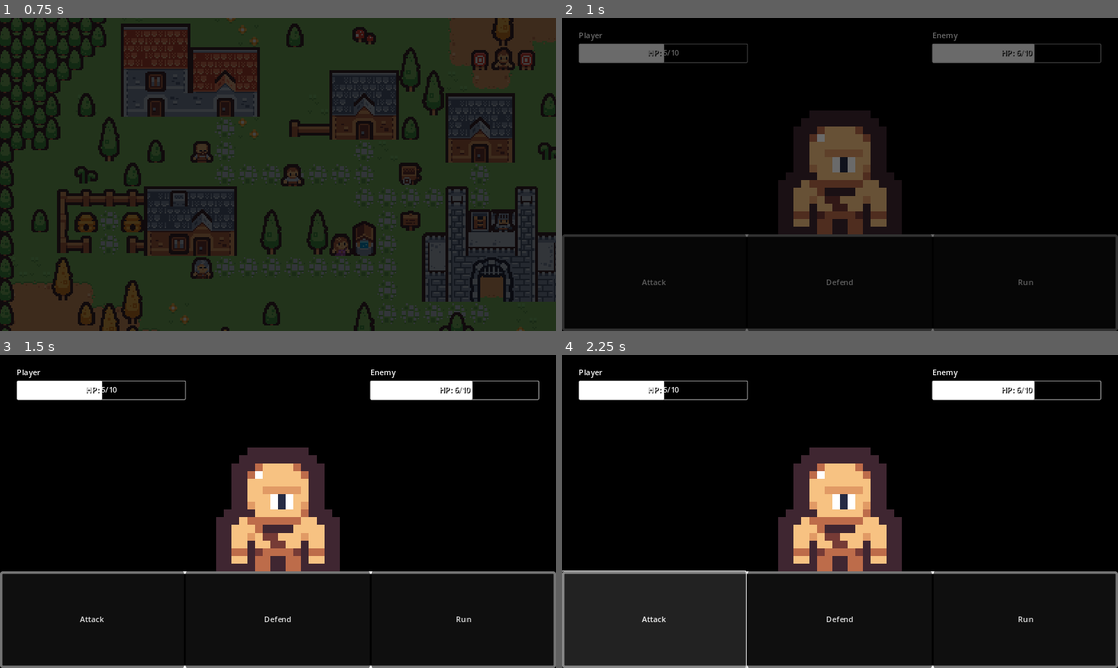
Above: before the commit, frames 1-4 (two rows, left to right).
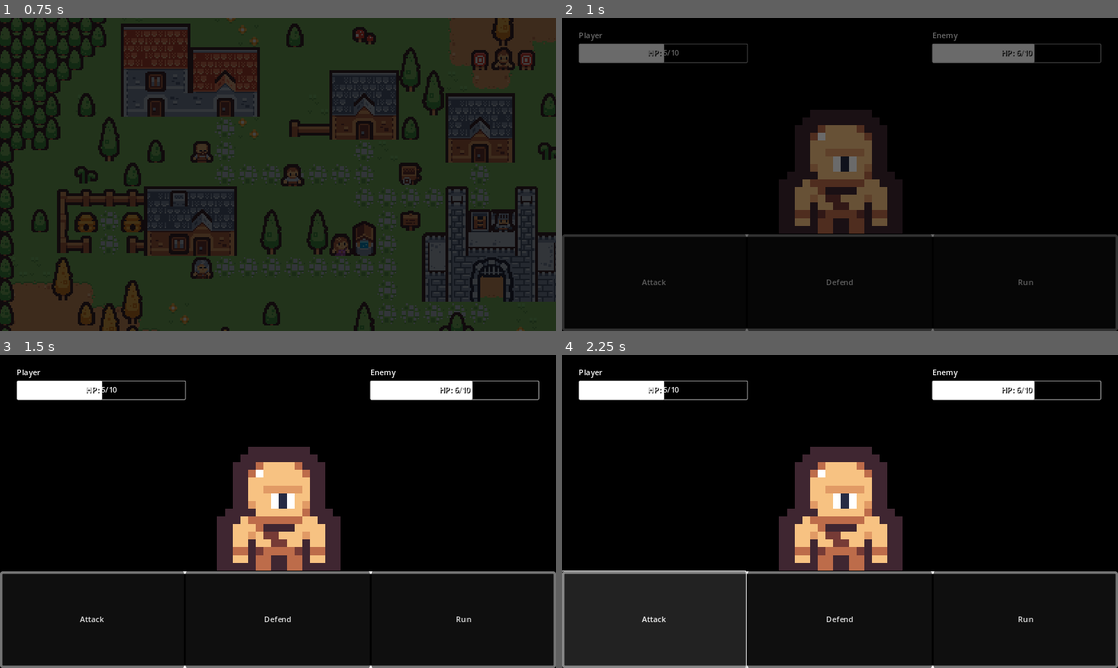
Above: after the commit, the same moments.

Repository: Teeohbee/TinyTown
Game: Godot game, scene res://world.tscn
Two runs of this game, one before a commit and one after it. Both use one fixed random seed, a clock stepped at 60 frames per second and the inputs below.
Inputs:
- Up to frame 1 (0.75 s): tap Enter (ui_accept) at 0.5, 0.6 s; hold Right (ui_right) from 0.53 s (still down)
- Up to frame 2 (1 s): keep holding Right (ui_right); tap Enter (ui_accept) at 0.77 s
- Up to frame 3 (1.5 s): tap Enter (ui_accept) at 1.07, 1.35 s; release Right (ui_right) at 1.28 s; hold Down (ui_down) from 1.28 s (still down)
- Up to frame 4 (2.25 s): tap Enter (ui_accept) at 1.52, 1.82 s; release Down (ui_down) at 2 s; click "Attack" at 2 s

Frame 1 is identical in both runs. In frame 2, 0.8% of the frame differs, in the area x 38-62%, y 29-70%; in frame 3, 0.9%; in frame 4, 0.9%.

Commit message:
Add basic animations - Player now bumps into colliders - Enemy pumps up at the start of battle

Diff:
--- /dev/null
+++ b/battle.gd
@@ -0,0 +1,11 @@
+extends Control
+
+
+# Called when the node enters the scene tree for the first time.
+func _ready():
+	$TextureRect/AnimationPlayer.play('intro')
+
+
+# Called every frame. 'delta' is the elapsed time since the previous frame.
+func _process(delta):
+	pass
--- a/battle.tscn
+++ b/battle.tscn
@@ -1,5 +1,6 @@
-[gd_scene load_steps=5 format=3 uid="uid://bhkd51qijugrl"]
-
+[gd_scene load_steps=9 format=3 uid="uid://bhkd51qijugrl"]
+
+[ext_resource type="Script" path="res://battle.gd" id="1_37juv"]
 [ext_resource type="Texture2D" uid="uid://6asn0p6g5f6x" path="res://tile_0109.png" id="1_t1ok4"]
 
 [sub_resource type="StyleBoxFlat" id="StyleBoxFlat_jcjq7"]
@@ -14,6 +15,67 @@
 corner_radius_bottom_right = 5
 corner_radius_bottom_left = 5
 
+[sub_resource type="Animation" id="Animation_2b4to"]
+resource_name = "intro"
+length = 0.6
+tracks/0/type = "value"
+tracks/0/imported = false
+tracks/0/enabled = true
+tracks/0/path = NodePath(".:scale")
+tracks/0/interp = 1
+tracks/0/loop_wrap = true
+tracks/0/keys = {
+"times": PackedFloat32Array(0, 0.2, 0.3, 0.4, 0.5, 0.6),
+"transitions": PackedFloat32Array(1, 1, 1, 1, 1, 1),
+"update": 0,
+"values": [Vector2(16, 16), Vector2(16, 16), Vector2(20, 20), Vector2(16, 16), Vector2(20, 20), Vector2(16, 16)]
+}
+tracks/1/type = "value"
+tracks/1/imported = false
+tracks/1/enabled = true
+tracks/1/path = NodePath(".:position")
+tracks/1/interp = 1
+tracks/1/loop_wrap = true
+tracks/1/keys = {
+"times": PackedFloat32Array(0, 0.2, 0.3, 0.4, 0.5, 0.6),
+"transitions": PackedFloat32Array(1, 1, 1, 1, 1, 1),
+"update": 0,
+"values": [Vector2(450, 190), Vector2(450, 190), Vector2(415, 127), Vector2(450, 190), Vector2(415, 127), Vector2(450, 190)]
+}
+
+[sub_resource type="Animation" id="Animation_1uaxp"]
+length = 0.001
+tracks/0/type = "value"
+tracks/0/imported = false
+tracks/0/enabled = true
+tracks/0/path = NodePath(".:scale")
+tracks/0/interp = 1
+tracks/0/loop_wrap = true
+tracks/0/keys = {
+"times": PackedFloat32Array(0),
+"transitions": PackedFloat32Array(1),
+"update": 0,
+"values": [Vector2(16, 16)]
+}
+tracks/1/type = "value"
+tracks/1/imported = false
+tracks/1/enabled = true
+tracks/1/path = NodePath(".:position")
+tracks/1/interp = 1
+tracks/1/loop_wrap = true
+tracks/1/keys = {
+"times": PackedFloat32Array(0),
+"transitions": PackedFloat32Array(1),
+"update": 0,
+"values": [Vector2(415, 127)]
+}
+
+[sub_resource type="AnimationLibrary" id="AnimationLibrary_t2xde"]
+_data = {
+"RESET": SubResource("Animation_1uaxp"),
+"intro": SubResource("Animation_2b4to")
+}
+
 [sub_resource type="StyleBoxFlat" id="StyleBoxFlat_4t85v"]
 bg_color = Color(0, 0, 0, 1)
 border_width_left = 2
@@ -45,6 +107,7 @@
 anchor_bottom = 1.0
 grow_horizontal = 2
 grow_vertical = 2
+script = ExtResource("1_37juv")
 
 [node name="ColorRect" type="ColorRect" parent="."]
 layout_mode = 1
@@ -91,12 +154,17 @@
 
 [node name="TextureRect" type="TextureRect" parent="."]
 layout_mode = 0
-offset_left = 448.0
-offset_top = 192.0
-offset_right = 464.0
-offset_bottom = 208.0
+offset_left = 415.0
+offset_top = 127.0
+offset_right = 431.0
+offset_bottom = 143.0
 scale = Vector2(16, 16)
 texture = ExtResource("1_t1ok4")
+
+[node name="AnimationPlayer" type="AnimationPlayer" parent="TextureRect"]
+libraries = {
+"": SubResource("AnimationLibrary_t2xde")
+}
 
 [node name="PlayerHealth" type="VBoxContainer" parent="."]
 layout_mode = 2
--- a/Player.gd
+++ b/player.gd
@@ -31,12 +31,15 @@
 	if moving:
 		return
 	for dir in inputs.keys():
-		if Input.is_action_pressed(dir) and not is_colliding(dir):
-			var tween = create_tween()
-			play_tween(tween, dir)
-			moving = true
-			await tween.finished
-			moving = false
+		if Input.is_action_pressed(dir):
+			if is_colliding(dir):
+				$AnimationPlayer.play("bump_" + dir)
+			else:
+				var tween = create_tween()
+				play_tween(tween, dir)
+				moving = true
+				await tween.finished
+				moving = false
 
 
 # Checks if the player will collide in the given direction
--- a/world.tscn
+++ b/world.tscn
@@ -1,8 +1,8 @@
-[gd_scene load_steps=8 format=3 uid="uid://be63leund0pj2"]
+[gd_scene load_steps=14 format=3 uid="uid://be63leund0pj2"]
 
 [ext_resource type="Texture2D" uid="uid://bwcgkvye362yy" path="res://town_tilemap.png" id="1_0t64k"]
 [ext_resource type="Texture2D" uid="uid://vyj0k0g0aq23" path="res://dungeon_tilemap.png" id="2_hcw0y"]
-[ext_resource type="Script" path="res://Player.gd" id="3_wvky5"]
+[ext_resource type="Script" path="res://player.gd" id="3_wvky5"]
 
 [sub_resource type="TileSetAtlasSource" id="TileSetAtlasSource_6s1ce"]
 texture = ExtResource("1_0t64k")
@@ -902,6 +902,98 @@
 [sub_resource type="RectangleShape2D" id="RectangleShape2D_jp44d"]
 size = Vector2(16, 15)
 
+[sub_resource type="Animation" id="Animation_nd4sk"]
+length = 0.001
+tracks/0/type = "value"
+tracks/0/imported = false
+tracks/0/enabled = true
+tracks/0/path = NodePath("Sprite2D:position")
+tracks/0/interp = 1
+tracks/0/loop_wrap = true
+tracks/0/keys = {
+"times": PackedFloat32Array(0),
+"transitions": PackedFloat32Array(1),
+"update": 0,
+"values": [Vector2(0, 0)]
+}
+
+[sub_resource type="Animation" id="Animation_rt30o"]
+resource_name = "bump_up"
+length = 0.2
+step = 0.05
+tracks/0/type = "value"
+tracks/0/imported = false
+tracks/0/enabled = true
+tracks/0/path = NodePath("Sprite2D:position")
+tracks/0/interp = 1
+tracks/0/loop_wrap = true
+tracks/0/keys = {
+"times": PackedFloat32Array(0, 0.1, 0.2),
+"transitions": PackedFloat32Array(1, 1, 1),
+"update": 0,
+"values": [Vector2(0, 0), Vector2(0, -2), Vector2(0, 0)]
+}
+
+[sub_resource type="Animation" id="Animation_j7smn"]
+resource_name = "bump_ui_down"
+length = 0.2
+step = 0.05
+tracks/0/type = "value"
+tracks/0/imported = false
+tracks/0/enabled = true
+tracks/0/path = NodePath("Sprite2D:position")
+tracks/0/interp = 1
+tracks/0/loop_wrap = true
+tracks/0/keys = {
+"times": PackedFloat32Array(0, 0.1, 0.2),
+"transitions": PackedFloat32Array(1, 1, 1),
+"update": 0,
+"values": [Vector2(0, 0), Vector2(0, 2), Vector2(0, 0)]
+}
+
+[sub_resource type="Animation" id="Animation_y60qk"]
+resource_name = "bump_ui_left"
+length = 0.2
+step = 0.05
+tracks/0/type = "value"
+tracks/0/imported = false
+tracks/0/enabled = true
+tracks/0/path = NodePath("Sprite2D:position")
+tracks/0/interp = 1
+tracks/0/loop_wrap = true
+tracks/0/keys = {
+"times": PackedFloat32Array(0, 0.1, 0.2),
+"transitions": PackedFloat32Array(1, 1, 1),
+"update": 0,
+"values": [Vector2(0, 0), Vector2(-2, 0), Vector2(0, 0)]
+}
+
+[sub_resource type="Animation" id="Animation_fnshl"]
+resource_name = "bump_ui_right"
+length = 0.2
+step = 0.05
+tracks/0/type = "value"
+tracks/0/imported = false
+tracks/0/enabled = true
+tracks/0/path = NodePath("Sprite2D:position")
+tracks/0/interp = 1
+tracks/0/loop_wrap = true
+tracks/0/keys = {
+"times": PackedFloat32Array(0, 0.1, 0.2),
+"transitions": PackedFloat32Array(1, 1, 1),
+"update": 0,
+"values": [Vector2(0, 0), Vector2(2, 0), Vector2(0, 0)]
+}
+
+[sub_resource type="AnimationLibrary" id="AnimationLibrary_fgia8"]
+_data = {
+"RESET": SubResource("Animation_nd4sk"),
+"bump_ui_down": SubResource("Animation_j7smn"),
+"bump_ui_left": SubResource("Animation_y60qk"),
+"bump_ui_right": SubResource("Animation_fnshl"),
+"bump_ui_up": SubResource("Animation_rt30o")
+}
+
 [node name="World" type="Node2D"]
 
 [node name="TileMap" type="TileMap" parent="."]
@@ -935,3 +1027,8 @@
 
 [node name="RayCast2D" type="RayCast2D" parent="Player"]
 target_position = Vector2(16, 0)
+
+[node name="AnimationPlayer" type="AnimationPlayer" parent="Player"]
+libraries = {
+"": SubResource("AnimationLibrary_fgia8")
+}
